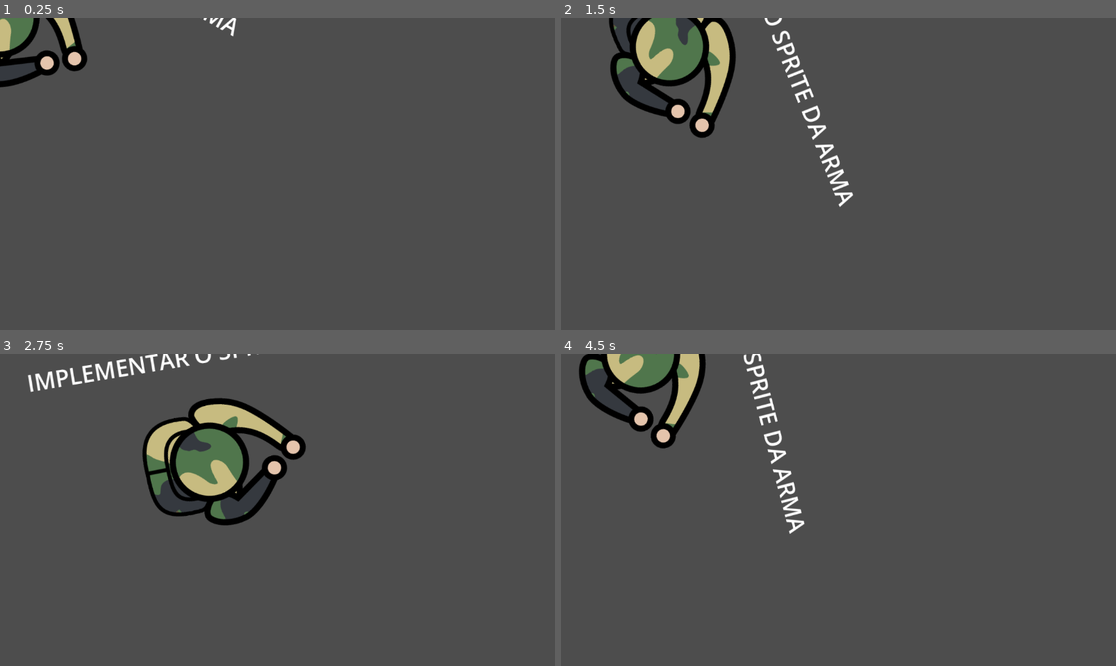
Above: before the commit, frames 1-4 (two rows, left to right).
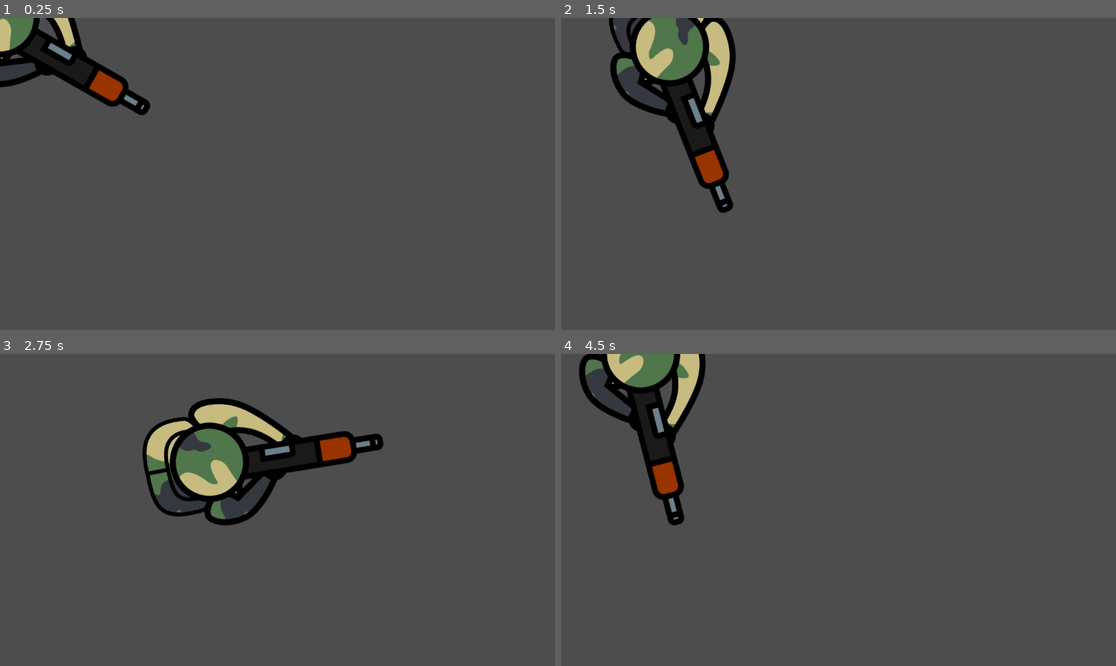
Above: after the commit, the same moments.

Repository: TarikPonciano/2025.07.11---Top-Down-Shooter---FadingPixel
Game: Godot game, scene res://scenes/jogador.tscn
Same seed, same stepped clock (60 frames per second), same inputs: the game is played once before the commit and once after it. The project has no main scene, so this scene is started directly.
Inputs (mouse positions are in pixels of both pictures, inside the frame that each line leads up to):
- Up to frame 1 (0.25 s): no input
- Up to frame 2 (1.5 s): tap Enter at 0.5 s; move the mouse to (960, 158) at 0.52 s; hold Right (ui_right) 0.53-1.28 s; move the mouse to (727, 189) at 1.27 s; hold Down (ui_down) from 1.28 s (still down)
- Up to frame 3 (2.75 s): move the mouse to (333, 441) at 2.02 s; release Down (ui_down) at 2.03 s; hold Right (ui_right) from 2.03 s (still down)
- Up to frame 4 (4.5 s): move the mouse to (810, 572) at 2.77 s; release Right (ui_right) at 2.78 s; hold Up (ui_up) 2.78-3.53 s; move the mouse to (1005, 556) at 3.52 s; hold Left (ui_left) from 3.53 s (still down); move the mouse to (672, 463) at 4.27 s

The runs differ from the first frame. In frame 1, 2.2% of the frame differs, in the area x 3-43%, y 0-32%; in frame 2, 2.9%, in the area x 17-53%, y 0-63%; in frame 3, 2.9%; in frame 4, 2.9%.

Commit message:
Bala Criada

Diff:
--- /dev/null
+++ b/scenes/bala.tscn
@@ -0,0 +1,66 @@
+[gd_scene format=3 uid="uid://cfekyly71jrjx"]
+
+[ext_resource type="Texture2D" uid="uid://dilgyt1nc40y0" path="res://assets/All_Fire_Bullet_Pixel_16x16_05.png" id="1_27eus"]
+
+[sub_resource type="AtlasTexture" id="AtlasTexture_uu6iy"]
+atlas = ExtResource("1_27eus")
+region = Rect2(176, 305, 15, 15)
+
+[sub_resource type="AtlasTexture" id="AtlasTexture_8mjn7"]
+atlas = ExtResource("1_27eus")
+region = Rect2(192, 305, 15, 15)
+
+[sub_resource type="AtlasTexture" id="AtlasTexture_t0bj5"]
+atlas = ExtResource("1_27eus")
+region = Rect2(208, 305, 15, 15)
+
+[sub_resource type="AtlasTexture" id="AtlasTexture_m4et1"]
+atlas = ExtResource("1_27eus")
+region = Rect2(224, 305, 15, 15)
+
+[sub_resource type="AtlasTexture" id="AtlasTexture_7ne2r"]
+atlas = ExtResource("1_27eus")
+region = Rect2(240, 305, 15, 15)
+
+[sub_resource type="AtlasTexture" id="AtlasTexture_d54wb"]
+atlas = ExtResource("1_27eus")
+region = Rect2(256, 305, 15, 15)
+
+[sub_resource type="SpriteFrames" id="SpriteFrames_70a62"]
+animations = [{
+"frames": [{
+"duration": 1.0,
+"texture": SubResource("AtlasTexture_uu6iy")
+}, {
+"duration": 1.0,
+"texture": SubResource("AtlasTexture_8mjn7")
+}, {
+"duration": 1.0,
+"texture": SubResource("AtlasTexture_t0bj5")
+}, {
+"duration": 1.0,
+"texture": SubResource("AtlasTexture_m4et1")
+}, {
+"duration": 1.0,
+"texture": SubResource("AtlasTexture_7ne2r")
+}, {
+"duration": 1.0,
+"texture": SubResource("AtlasTexture_d54wb")
+}],
+"loop": true,
+"name": &"default",
+"speed": 20.0
+}]
+
+[sub_resource type="CircleShape2D" id="CircleShape2D_27eus"]
+
+[node name="Bala" type="Area2D" unique_id=1822145962]
+
+[node name="AnimatedSprite2D" type="AnimatedSprite2D" parent="." unique_id=532602751]
+scale = Vector2(2, 2)
+sprite_frames = SubResource("SpriteFrames_70a62")
+autoplay = "default"
+frame_progress = 0.9777832
+
+[node name="CollisionShape2D" type="CollisionShape2D" parent="." unique_id=1320977167]
+shape = SubResource("CircleShape2D_27eus")
--- a/scenes/jogador.tscn
+++ b/scenes/jogador.tscn
@@ -3,6 +3,7 @@
 [ext_resource type="Script" uid="uid://brds263jrmynp" path="res://scripts/jogador.gd" id="1_g1ob3"]
 [ext_resource type="Shape2D" uid="uid://bm4p86epu167" path="res://assets/colisao_jogador.tres" id="2_g1ob3"]
 [ext_resource type="Texture2D" uid="uid://bylsa8iwpgh6k" path="res://assets/Skins-Player.png" id="3_g1ob3"]
+[ext_resource type="Texture2D" uid="uid://dva5p0wo6gjab" path="res://assets/Weapons.png" id="4_qcln2"]
 
 [node name="Jogador" type="CharacterBody2D" unique_id=1150197207]
 script = ExtResource("1_g1ob3")
@@ -22,7 +23,7 @@
 
 [node name="Mochila" type="Sprite2D" parent="Sprite" unique_id=1431893327]
 position = Vector2(16, -64)
-rotation = 0.21844429
+rotation = 0.2184443
 texture = ExtResource("3_g1ob3")
 region_enabled = true
 region_rect = Rect2(1967, 1206, 205, 140)
@@ -40,16 +41,15 @@
 region_enabled = true
 region_rect = Rect2(2601, 1203, 132, 243)
 
+[node name="Arma" type="Sprite2D" parent="Sprite" unique_id=1923802739]
+position = Vector2(-62.133232, 185.44398)
+rotation = 0.25307906
+scale = Vector2(1.0000002, 1.0000002)
+texture = ExtResource("4_qcln2")
+region_enabled = true
+region_rect = Rect2(1113, 459, 68, 336)
+
 [node name="Cabeça" type="Sprite2D" parent="Sprite" unique_id=2057850742]
 texture = ExtResource("3_g1ob3")
 region_enabled = true
 region_rect = Rect2(2187, 1194, 165, 165)
-
-[node name="Label" type="Label" parent="." unique_id=1294149952]
-offset_left = -346.0
-offset_top = -258.0
-offset_right = 441.0
-offset_bottom = -191.0
-rotation = 0.0026089083
-theme_override_font_sizes/font_size = 48
-text = "IMPLEMENTAR O SPRITE DA ARMA"
Binary file added: assets/All_Fire_Bullet_Pixel_16x16_05.png
Not shown, added: assets/All_Fire_Bullet_Pixel_16x16_05.png.import
Binary file added: assets/Weapons.png
Not shown, added: assets/Weapons.png.import
